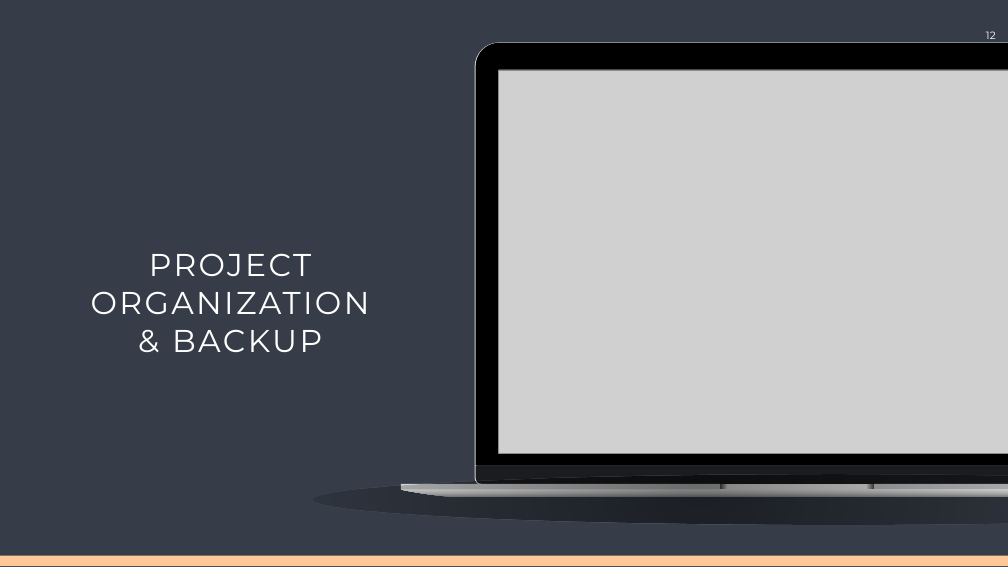
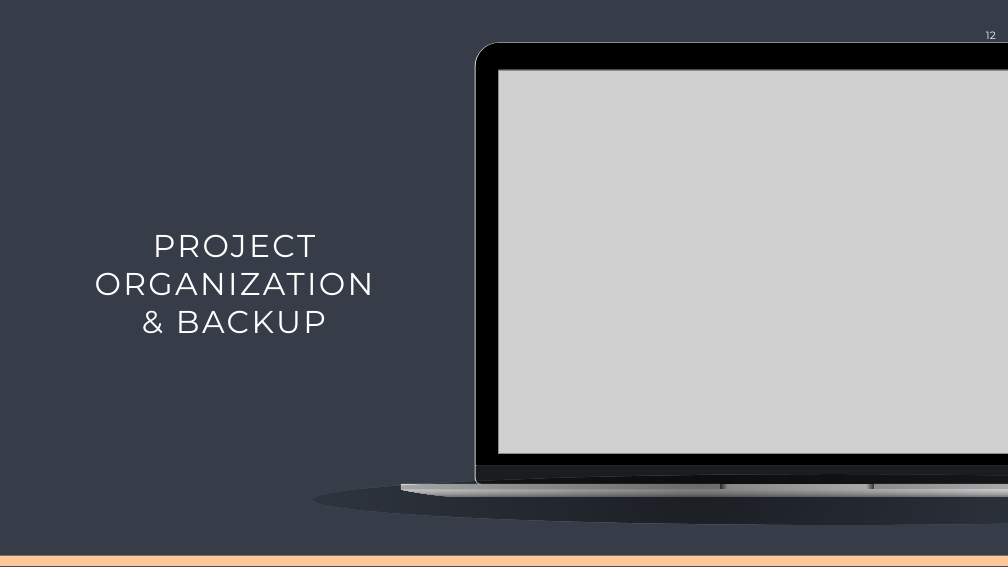
Before and after one commit to Center-for-Health-Data-Science/Just-Bash-It, a slide deck: slide 12 of Commandline_Workshop.pptx. Drawn at 1008x567 pixels with LibreOffice and Linux fonts; fonts in the diff are those of the drawing; grey boxes stand for pictures. Boxes give left, top, right and bottom in pixels: in the first picture for what was removed or moved away, otherwise in the second. Text is boxed around its words. In the diff, an @@ line names an element or a change of style, - is before the commit and + after.

```diff
--- a/Commandline_Workshop.pptx
+++ b/Commandline_Workshop.pptx
@@ text "PROJECT" moved from (x1=91, y1=253, x2=370, y2=352) to (x1=95, y1=234, x2=374, y2=333) @@
```
Also in this commit, not shown: 10 other slides changed, 4 slides added, 1 slide removed, 3 other files.
